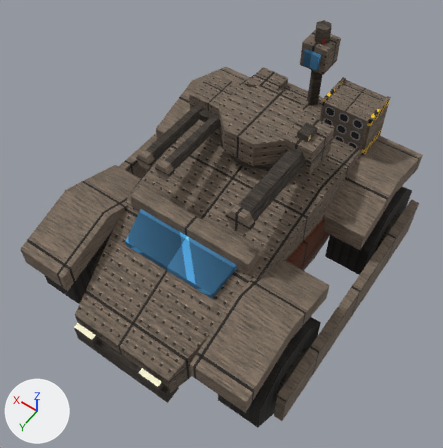
The glTF model art/models/prairie_dog.glb as it was, and as the next commit left it.
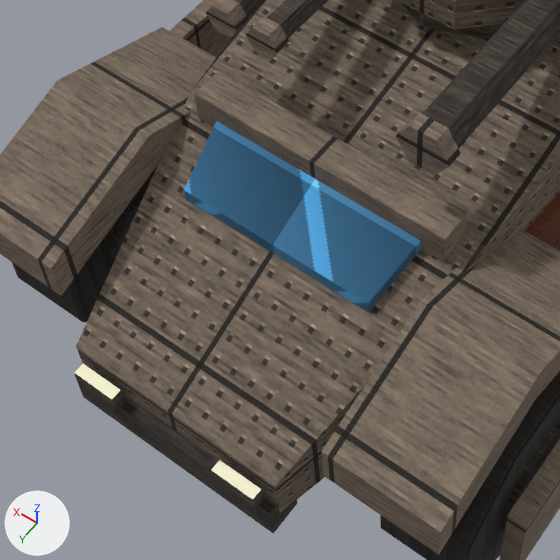
Each version is shown whole from a camera (50 mm lens) standing at (-39.8, 59.6, 105.3) and looking at (-0.3, 4.3, 18.4), then close up on the part from 9% to 68% of the width and 34% to 93% of the height. The lights are fixed; the arrows at lower left show +X, +Y and +Z. The first two pictures are the older version. Where no turn or scale is listed for an object, it has been applied to the vertices. Vertices at exactly the same position are counted once.

The first close-up shows 'arch', 'arch.001', 'barrel', 'body', 'brow', 'chin', 'muzzle', 'skirt', 'turret', 'wheel', 'wheel.001', 'windscreen' and 12 more.
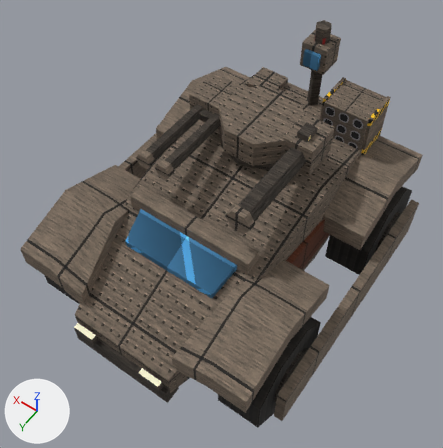
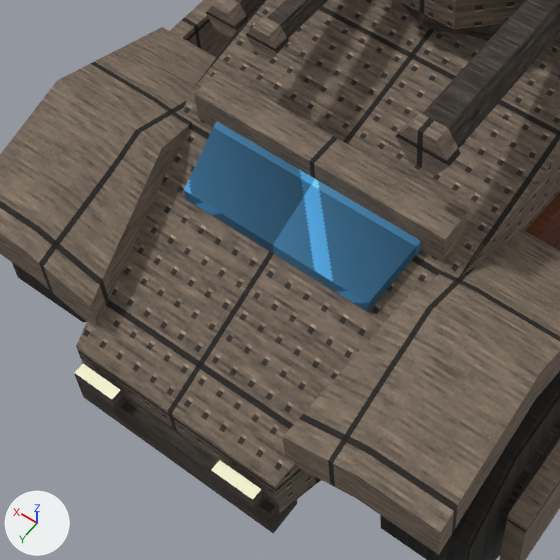
Pixel boxes [x1, y1, x2, y2] of what changed, in the close-ups (560 x 560 px):
'arch', reshaped
    before: [321, 229, 560, 555]
    after: [283, 229, 560, 555]
'arch.001', reshaped
    before: [0, 27, 216, 296]
    after: [0, 27, 216, 326]
'wheel.001', unchanged, covered by the edit
    before: [12, 167, 157, 323]
    after: [12, 262, 86, 323]

Edits to the bpy script that builds the scene:
```text
Change me_arch:
    used by ob_arch; location = (0.0, 0.0, 0.0)
    remove me_arch.from_pydata(...)  # 12 vertices, 20 faces; spans x -23.0..-13.0, y 6.0..30.0, z 17.0..25.0
    add me_arch.from_pydata(...)  # 18 vertices, 32 faces; spans x -23.0..-9.4, y 6.0..30.0, z 14.9..25.0
    me_arch part 1
    4 vertices are removed from x -13.0, y 6.0..30.0, z 17.0..21.0
    14 faces are deleted
    2 vertices move from x -13.0, y 18.0, z 21.0..25.0 to x -16.0, y 18.0, z 21.0..25.0
    10 vertices are added at x -16.0..-9.4, y 6.0..30.0, z 14.9..24.3
    26 new faces join them
Change me_arch_001:
    used by ob_arch_001; location = (0.0, 0.0, 0.0)
    remove me_arch_001.from_pydata(...)  # 12 vertices, 20 faces; spans x 13.0..23.0, y 6.0..30.0, z 17.0..25.0
    add me_arch_001.from_pydata(...)  # 18 vertices, 32 faces; spans x 9.4..23.0, y 6.0..30.0, z 14.9..25.0
    me_arch_001 part 2
    3 vertices are removed from x 13.0, y 6.0..30.0, z 17.0..21.0
    12 faces are deleted
    3 vertices in x 13.0, y 18.0..30.0, z 21.0..25.0 move by (3.0, 0.0, 0.0)
    9 vertices are added at x 9.4..16.0, y 6.0..30.0, z 14.9..24.3
    24 new faces join them
```
